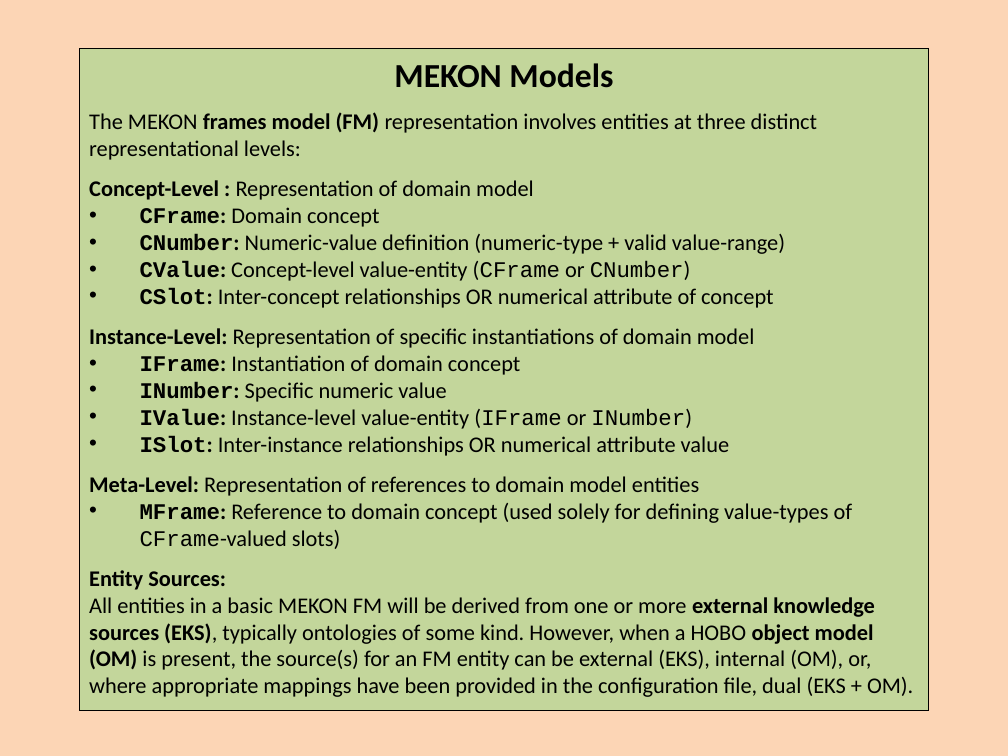
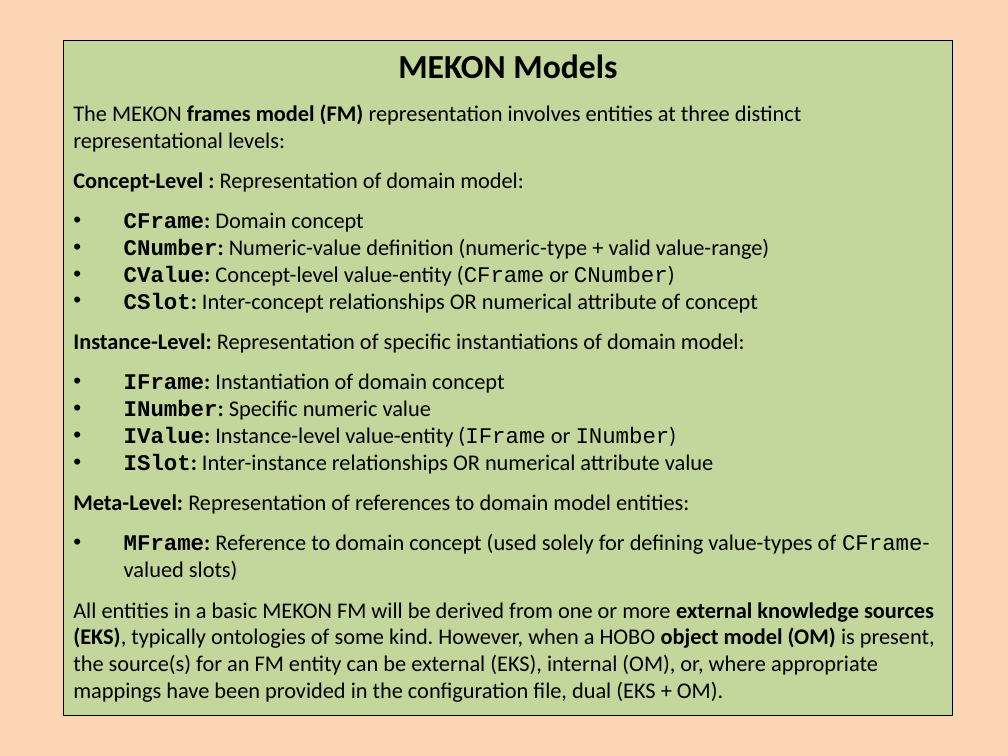
Before and after one commit to colin-puleston/mekon-hobo, a slide deck: slide 9 of docs/MEKON-HOBO Introductory Tutorial.pptx. Drawn at 1008x756 pixels with LibreOffice and Linux fonts; fonts in the diff are those of the drawing. Boxes give left, top, right and bottom in pixels: in the first picture for what was removed or moved away, otherwise in the second. Text is boxed around its words. In the diff, an @@ line names an element or a change of style, - is before the commit and + after.

```diff
--- a/docs/MEKON-HOBO Introductory Tutorial.pptx
+++ b/docs/MEKON-HOBO Introductory Tutorial.pptx
@@ rectangle "MEKON Models": place and size @@
-rectangle "MEKON Models" at <box>80,48,929,710</box>
+rectangle "MEKON Models" at <box>64,40,953,716</box>
@@ text in rectangle at <box>73,172,523,192</box>: text changed @@
-Concept-Level : Representation of domain model
+Concept-Level : Representation of domain model:
@@ text in rectangle at <box>73,333,745,353</box>: text changed @@
-Instance-Level: Representation of specific instantiations of domain model
+Instance-Level: Representation of specific instantiations of domain model:
@@ text in rectangle at <box>73,494,689,514</box>: text changed @@
-Meta-Level: Representation of references to domain model entities
+Meta-Level: Representation of references to domain model entities:
@@ text in rectangle at <box>89,570,226,590</box>: paragraph removed @@
-Entity Sources:
```
Also in this commit, not shown: 10 other slides changed, 1 slide added.
